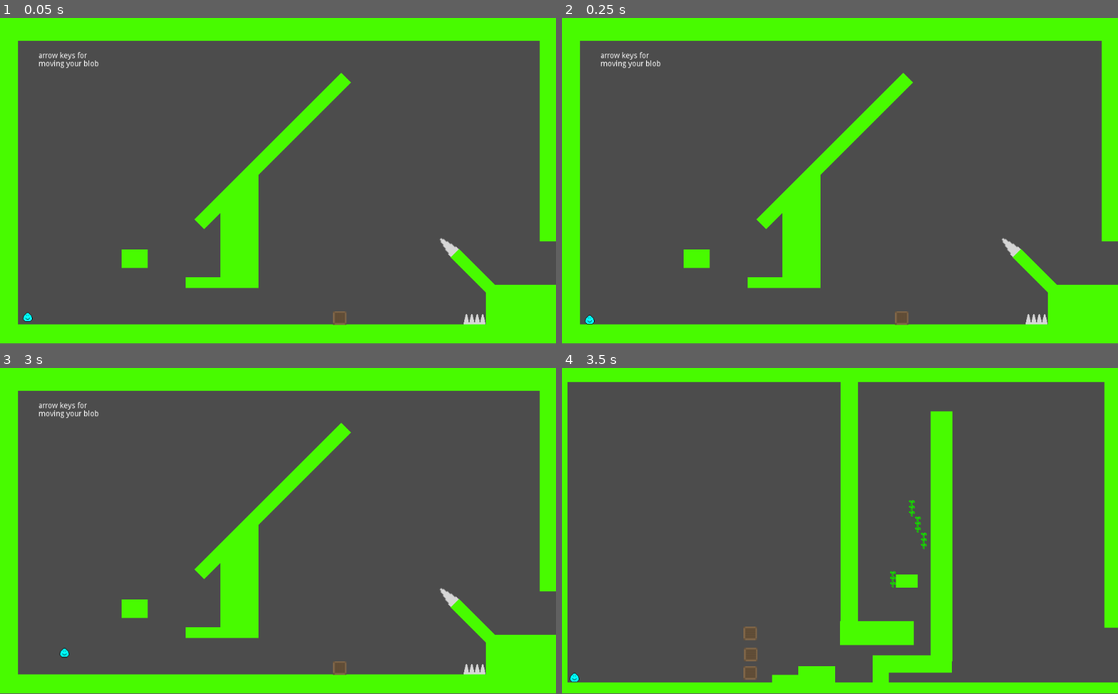
Above: before the commit, frames 1-4 (two rows, left to right).
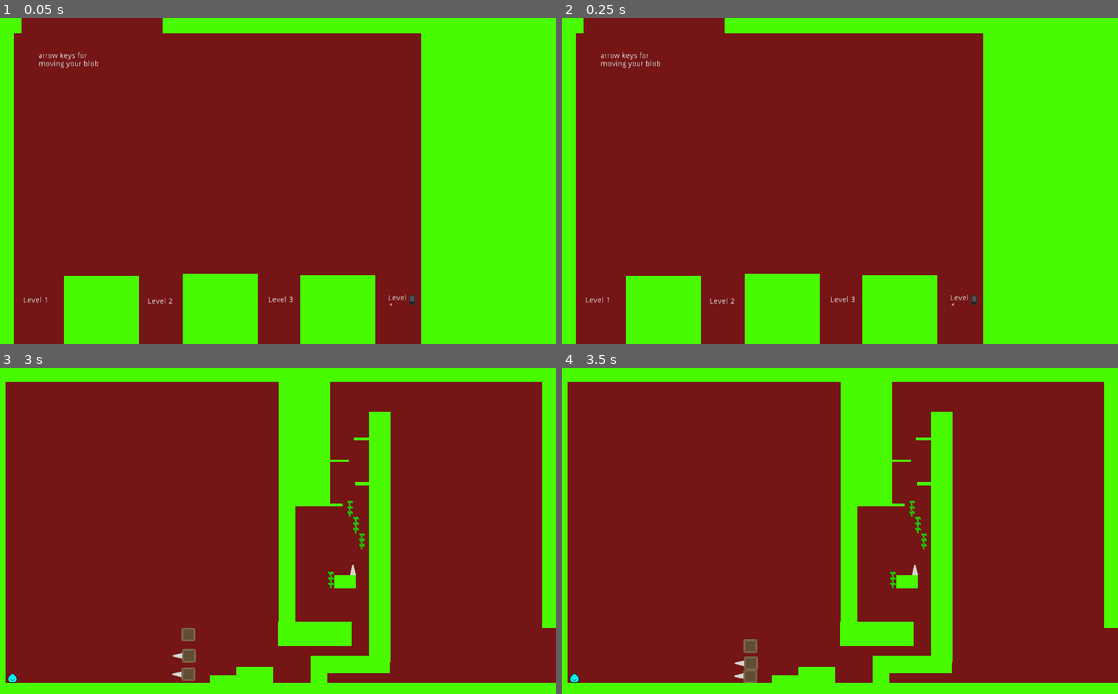
Above: after the commit, the same moments.

Repository: proggingcow/gravity
Game: Godot game, scene res://scenes/levels/level_chooser.tscn
Same seed, same stepped clock (60 frames per second), same inputs: the game is played once before the commit and once after it. Before the commit the project starts from res://scenes/levels/level1.tscn.
Inputs:
- Up to frame 1 (0.05 s): no input
- Up to frame 2 (0.25 s): no input
- Up to frame 3 (3 s): tap Enter at 0.5, 2 s; hold Right 0.53-1.28 s; tap Space at 1.25 s; hold Left 1.28-2.03 s; hold Right 2.03-2.78 s; hold Up from 2.78 s (still down)
- Up to frame 4 (3.5 s): keep holding Up
In our replay, the window is 800x468 before the commit and 800x469 after it. These sizes can differ from the game's own. Grey fills any space a smaller window leaves; there, only what the larger window draws over its background counts as a difference.

The runs differ from the first frame. In frame 1, 86% of the frame differs, in the area x 2-100%, y 0-100%; in frame 2, 86%; in frame 3, 89%, in the area x 1-100%, y 4-97%; in frame 4, 82%.

Commit message:
level chooser and fourth level

Diff:
--- a/project.godot
+++ b/project.godot
@@ -11,8 +11,12 @@
 [application]
 
 config/name="Gravity"
-run/main_scene="res://scenes/levels/level1.tscn"
+run/main_scene="res://scenes/levels/level_chooser.tscn"
 config/icon="res://icon.png"
+
+[display]
+
+window/stretch/mode="2d"
 
 [physics]
 
@@ -23,4 +27,5 @@
 quality/driver/driver_name="GLES2"
 vram_compression/import_etc=true
 vram_compression/import_etc2=false
+environment/default_clear_color=Color( 0.458824, 0.0823529, 0.0823529, 1 )
 environment/default_environment="res://default_env.tres"
--- a/scenes/box.tscn
+++ b/scenes/box.tscn
@@ -3,6 +3,7 @@
 [ext_resource path="res://assets/box.png" type="Texture" id=1]
 
 [sub_resource type="PhysicsMaterial" id=3]
+friction = 1.5
 rough = true
 
 [sub_resource type="RectangleShape2D" id=2]
--- a/scenes/exit.gd
+++ b/scenes/exit.gd
@@ -15,11 +15,13 @@
 # Called every frame. 'delta' is the elapsed time since the previous frame.
 #func _process(delta):
 #	pass
-
+func _input(event):
+	if event is InputEventKey:
+		if event.pressed and event.scancode == KEY_ESCAPE:
+			get_tree().change_scene("res://scenes/levels/level_chooser.tscn")
 
 
 
 
 func _on_ExitArea_body_entered(body):
-	print(target)
 	get_tree().change_scene("res://scenes/levels/" + target + ".tscn")
--- a/scenes/levels/level1.tscn
+++ b/scenes/levels/level1.tscn
@@ -7,6 +7,11 @@
 [ext_resource path="res://scenes/exit.tscn" type="PackedScene" id=5]
 
 [node name="Node2D" type="Node2D"]
+
+[node name="Area2D5" parent="." instance=ExtResource( 1 )]
+position = Vector2( 826, 422 )
+rotation = -0.785398
+scale = Vector2( 2, 2 )
 
 [node name="Area2D" parent="." instance=ExtResource( 1 )]
 position = Vector2( 889, 555 )
@@ -20,11 +25,6 @@
 [node name="Area2D4" parent="." instance=ExtResource( 1 )]
 position = Vector2( 859, 555 )
 
-[node name="Area2D5" parent="." instance=ExtResource( 1 )]
-position = Vector2( 824, 420 )
-rotation = -0.785398
-scale = Vector2( 2, 2 )
-
 [node name="Sprite2" parent="." instance=ExtResource( 3 )]
 position = Vector2( 514, 588 )
 scale = Vector2( 0.513672, 46 )
@@ -36,15 +36,10 @@
 [node name="blob" parent="." instance=ExtResource( 2 )]
 position = Vector2( 51, 550 )
 
-[node name="Sprite3" parent="." instance=ExtResource( 3 )]
-position = Vector2( 1093, 327 )
+[node name="Sprite4" parent="." instance=ExtResource( 3 )]
+position = Vector2( -2, 304.62 )
 rotation = 1.5708
-scale = Vector2( 0.510986, 71 )
-
-[node name="Sprite4" parent="." instance=ExtResource( 3 )]
-position = Vector2( -1.99997, 295 )
-rotation = 1.5708
-scale = Vector2( 0.510986, 71 )
+scale = Vector2( 0.293818, 71 )
 
 [node name="box" parent="." instance=ExtResource( 4 )]
 position = Vector2( 626, 553 )
@@ -92,17 +87,6 @@
 rotation = 0.785398
 scale = Vector2( 0.0476277, 22.1308 )
 
-[node name="TextEdit" type="RichTextLabel" parent="."]
-margin_left = 47.0
-margin_top = 48.0
-margin_right = 223.0
-margin_bottom = 138.0
-text = "
-      arrow keys for
-      moving your blob"
-__meta__ = {
-"_edit_use_anchors_": false
-}
-
 [node name="ExitArea" parent="." instance=ExtResource( 5 )]
-position = Vector2( 214, 526 )
+position = Vector2( 1092, 450 )
+target = "level_chooser"
--- a/scenes/levels/level2.tscn
+++ b/scenes/levels/level2.tscn
@@ -1,12 +1,51 @@
-[gd_scene load_steps=6 format=2]
+[gd_scene load_steps=7 format=2]
 
 [ext_resource path="res://scenes/spike.tscn" type="PackedScene" id=1]
 [ext_resource path="res://scenes/monkey.tscn" type="PackedScene" id=2]
 [ext_resource path="res://scenes/wall.tscn" type="PackedScene" id=3]
 [ext_resource path="res://scenes/exit.tscn" type="PackedScene" id=4]
 [ext_resource path="res://scenes/box.tscn" type="PackedScene" id=5]
+[ext_resource path="res://scenes/vine.tscn" type="PackedScene" id=6]
 
 [node name="Node2D" type="Node2D"]
+
+[node name="vine2" parent="." instance=ExtResource( 6 )]
+position = Vector2( 439, 374 )
+scale = Vector2( 2, 10 )
+
+[node name="vine" parent="." instance=ExtResource( 6 )]
+position = Vector2( 439, 474 )
+scale = Vector2( 2, 10 )
+
+[node name="Area2D" parent="." instance=ExtResource( 1 )]
+position = Vector2( 82, 571 )
+
+[node name="Area2D4" parent="." instance=ExtResource( 1 )]
+position = Vector2( 46, 521 )
+rotation = 1.5708
+scale = Vector2( 1, 3 )
+
+[node name="Spike" parent="." instance=ExtResource( 1 )]
+position = Vector2( 154, 572 )
+
+[node name="Spike2" parent="." instance=ExtResource( 1 )]
+position = Vector2( 225, 573 )
+
+[node name="Spike3" parent="." instance=ExtResource( 1 )]
+position = Vector2( 203, 573 )
+
+[node name="Spike4" parent="." instance=ExtResource( 1 )]
+position = Vector2( 177, 573 )
+
+[node name="Spike6" parent="." instance=ExtResource( 1 )]
+position = Vector2( 253, 573 )
+
+[node name="Spike7" parent="." instance=ExtResource( 1 )]
+position = Vector2( 462, 1710 )
+
+[node name="Spike11" parent="." instance=ExtResource( 1 )]
+position = Vector2( 288, 500 )
+scale = Vector2( 1.9, 3 )
 
 [node name="blob" parent="." instance=ExtResource( 2 )]
 position = Vector2( 31, 564 )
@@ -42,36 +81,13 @@
 [node name="RigidBody2D" parent="." instance=ExtResource( 5 )]
 position = Vector2( 136, 567 )
 
-[node name="Area2D" parent="." instance=ExtResource( 1 )]
-position = Vector2( 82, 570 )
-
-[node name="Area2D4" parent="." instance=ExtResource( 1 )]
-position = Vector2( 48, 521 )
-rotation = 1.5708
-scale = Vector2( 1, 3 )
-
 [node name="ExitArea" parent="." instance=ExtResource( 4 )]
-position = Vector2( 74, 546 )
-target = "level3"
-
-[node name="Spike" parent="." instance=ExtResource( 1 )]
-position = Vector2( 154, 570 )
-
-[node name="Spike2" parent="." instance=ExtResource( 1 )]
-position = Vector2( 225, 569 )
-
-[node name="Spike3" parent="." instance=ExtResource( 1 )]
-position = Vector2( 202, 570 )
-
-[node name="Spike4" parent="." instance=ExtResource( 1 )]
-position = Vector2( 177, 570 )
+position = Vector2( 1105, 550 )
+target = "level_chooser"
 
 [node name="Sprite7" parent="." instance=ExtResource( 3 )]
-position = Vector2( 129, 513 )
-scale = Vector2( 0.0078125, 42 )
-
-[node name="Spike6" parent="." instance=ExtResource( 1 )]
-position = Vector2( 254, 570 )
+position = Vector2( 129, 513.5 )
+scale = Vector2( 0.0078125, 41 )
 
 [node name="Sprite8" parent="." instance=ExtResource( 3 )]
 position = Vector2( 288, 556 )
@@ -81,24 +97,22 @@
 position = Vector2( 72.5, 499.5 )
 scale = Vector2( 0.0629883, 15 )
 
-[node name="Spike5" parent="." instance=ExtResource( 1 )]
-position = Vector2( 724, 570 )
+[node name="Sprite10" parent="." instance=ExtResource( 3 )]
+position = Vector2( 506, 598 )
+rotation = 1.5708
+scale = Vector2( 0.52124, 35 )
 
-[node name="Spike7" parent="." instance=ExtResource( 1 )]
-position = Vector2( 462, 1710 )
+[node name="Sprite11" parent="." instance=ExtResource( 3 )]
+position = Vector2( 545, 235 )
+rotation = -0.785398
+scale = Vector2( 0.127539, 15 )
 
-[node name="Spike8" parent="." instance=ExtResource( 1 )]
-position = Vector2( 308, 1140 )
+[node name="Sprite12" parent="." instance=ExtResource( 3 )]
+position = Vector2( 263.449, 126.449 )
+rotation = 0.785398
+scale = Vector2( 0.172495, 15 )
 
-[node name="Spike9" parent="." instance=ExtResource( 1 )]
-position = Vector2( 293, 100 )
-rotation = 3.14159
-scale = Vector2( 2, 13 )
-
-[node name="Spike10" parent="." instance=ExtResource( 1 )]
-position = Vector2( 997, 404 )
-rotation = -1.5708
-
-[node name="Spike11" parent="." instance=ExtResource( 1 )]
-position = Vector2( 288, 500 )
-scale = Vector2( 2, 3 )
+[node name="Sprite13" parent="." instance=ExtResource( 3 )]
+position = Vector2( 476.806, 132.195 )
+rotation = -0.785398
+scale = Vector2( 0.055455, 15 )
--- a/scenes/levels/level3.tscn
+++ b/scenes/levels/level3.tscn
@@ -1,17 +1,41 @@
-[gd_scene load_steps=6 format=2]
+[gd_scene load_steps=7 format=2]
 
 [ext_resource path="res://scenes/monkey.tscn" type="PackedScene" id=1]
 [ext_resource path="res://scenes/wall.tscn" type="PackedScene" id=2]
 [ext_resource path="res://scenes/exit.tscn" type="PackedScene" id=3]
 [ext_resource path="res://scenes/box.tscn" type="PackedScene" id=4]
 [ext_resource path="res://scenes/vine.tscn" type="PackedScene" id=5]
+[ext_resource path="res://scenes/spike.tscn" type="PackedScene" id=6]
 
 [node name="Node2D" type="Node2D"]
+
+[node name="RigidBody2D4" parent="." instance=ExtResource( 4 )]
+position = Vector2( 347, 562 )
+rotation = 1.5708
+
+[node name="Spike2" parent="RigidBody2D4" instance=ExtResource( 6 )]
+position = Vector2( 6.10352e-05, 21 )
+rotation = 3.14159
+
+[node name="RigidBody2D3" parent="." instance=ExtResource( 4 )]
+position = Vector2( 348, 528 )
+rotation = 1.5708
+
+[node name="Spike2" parent="RigidBody2D3" instance=ExtResource( 6 )]
+position = Vector2( 6.10352e-05, 21 )
+rotation = 3.14159
+
+[node name="RigidBody2D2" parent="." instance=ExtResource( 4 )]
+position = Vector2( 347, 489 )
+rotation = 1.5708
+
+[node name="Spike" parent="." instance=ExtResource( 6 )]
+position = Vector2( 650, 371 )
 
 [node name="ExitArea" parent="." instance=ExtResource( 3 )]
 position = Vector2( 1085, 505 )
 scale = Vector2( 0.527344, 266 )
-target = "level1"
+target = "level_chooser"
 
 [node name="vine10" parent="." instance=ExtResource( 5 )]
 position = Vector2( 645, 259 )
@@ -99,18 +123,6 @@
 rotation = 1.5708
 scale = Vector2( 0.0218729, 135.919 )
 
-[node name="RigidBody2D2" parent="." instance=ExtResource( 4 )]
-position = Vector2( 347, 489 )
-rotation = 1.5708
-
-[node name="RigidBody2D3" parent="." instance=ExtResource( 4 )]
-position = Vector2( 348, 528 )
-rotation = 1.5708
-
-[node name="RigidBody2D4" parent="." instance=ExtResource( 4 )]
-position = Vector2( 347, 562 )
-rotation = 1.5708
-
 [node name="Sprite12" parent="." instance=ExtResource( 2 )]
 position = Vector2( 421, 588 )
 rotation = 1.5708
@@ -127,6 +139,31 @@
 scale = Vector2( 0.224729, 39.3911 )
 
 [node name="Sprite15" parent="." instance=ExtResource( 2 )]
-position = Vector2( 635, 393 )
+position = Vector2( 635.152, 393 )
 rotation = 1.5708
-scale = Vector2( 0.0120418, 39.3911 )
+scale = Vector2( 0.0120418, 39.6957 )
+
+[node name="Sprite16" parent="." instance=ExtResource( 2 )]
+position = Vector2( 585.355, 252 )
+rotation = 1.5708
+scale = Vector2( 0.00252907, 91.9061 )
+
+[node name="Sprite17" parent="." instance=ExtResource( 2 )]
+position = Vector2( 567.097, 136.919 )
+rotation = 1.5708
+scale = Vector2( 0.11488, 82.1395 )
+
+[node name="Sprite18" parent="." instance=ExtResource( 2 )]
+position = Vector2( 623, 171 )
+rotation = 1.5708
+scale = Vector2( 0.00190252, 39.6957 )
+
+[node name="Sprite19" parent="." instance=ExtResource( 2 )]
+position = Vector2( 674, 213 )
+rotation = 1.5708
+scale = Vector2( 0.00259385, 39.6957 )
+
+[node name="Sprite20" parent="." instance=ExtResource( 2 )]
+position = Vector2( 672, 131 )
+rotation = 1.5708
+scale = Vector2( 0.00259385, 39.6957 )
--- /dev/null
+++ b/scenes/levels/level4.tscn
@@ -0,0 +1,60 @@
+[gd_scene load_steps=5 format=2]
+
+[ext_resource path="res://scenes/monkey.tscn" type="PackedScene" id=1]
+[ext_resource path="res://scenes/wall.tscn" type="PackedScene" id=2]
+[ext_resource path="res://scenes/exit.tscn" type="PackedScene" id=3]
+[ext_resource path="res://scenes/spike.tscn" type="PackedScene" id=4]
+
+[node name="Node2D" type="Node2D"]
+
+[node name="Spike" parent="." instance=ExtResource( 4 )]
+position = Vector2( 750, 448 )
+scale = Vector2( 40, 1 )
+
+[node name="blob" parent="." instance=ExtResource( 1 )]
+position = Vector2( 89, 539 )
+
+[node name="Sprite" parent="." instance=ExtResource( 2 )]
+position = Vector2( 545.937, 610 )
+scale = Vector2( 0.531312, -102 )
+
+[node name="Sprite2" parent="." instance=ExtResource( 2 )]
+position = Vector2( 302, 480 )
+scale = Vector2( -0.112, 1 )
+
+[node name="Sprite3" parent="." instance=ExtResource( 2 )]
+position = Vector2( 749, 521.364 )
+scale = Vector2( -0.194809, -128.727 )
+
+[node name="Sprite4" parent="." instance=ExtResource( 2 )]
+position = Vector2( 1034, 234 )
+scale = Vector2( 0.0429688, -438 )
+
+[node name="Sprite5" parent="." instance=ExtResource( 2 )]
+position = Vector2( 542, 0 )
+scale = Vector2( 0.535156, -102 )
+
+[node name="Sprite6" parent="." instance=ExtResource( 2 )]
+position = Vector2( 14, 300 )
+scale = Vector2( 0.0273438, -634 )
+
+[node name="ExitArea" parent="." instance=ExtResource( 3 )]
+position = Vector2( 1107, 504 )
+scale = Vector2( 1, 1.5 )
+target = "level_chooser"
+
+[node name="Sprite7" parent="." instance=ExtResource( 2 )]
+position = Vector2( 138, 407 )
+scale = Vector2( -0.112, 1 )
+
+[node name="Sprite8" parent="." instance=ExtResource( 2 )]
+position = Vector2( 345, 335 )
+scale = Vector2( -0.112, 1 )
+
+[node name="Sprite9" parent="." instance=ExtResource( 2 )]
+position = Vector2( 621, 270 )
+scale = Vector2( -0.112, 1 )
+
+[node name="Sprite10" parent="." instance=ExtResource( 2 )]
+position = Vector2( 796, 346 )
+scale = Vector2( -0.112, 1 )
--- /dev/null
+++ b/scenes/levels/level_chooser.tscn
@@ -0,0 +1,106 @@
+[gd_scene load_steps=4 format=2]
+
+[ext_resource path="res://scenes/monkey.tscn" type="PackedScene" id=1]
+[ext_resource path="res://scenes/wall.tscn" type="PackedScene" id=2]
+[ext_resource path="res://scenes/exit.tscn" type="PackedScene" id=3]
+
+[node name="Node2D" type="Node2D"]
+
+[node name="ExitArea" parent="." instance=ExtResource( 3 )]
+position = Vector2( 72, 675 )
+target = "level1"
+
+[node name="ExitArea2" parent="." instance=ExtResource( 3 )]
+position = Vector2( 301, 675 )
+target = "level3"
+
+[node name="blob" parent="." instance=ExtResource( 1 )]
+position = Vector2( 163, -276 )
+
+[node name="Sprite" parent="." instance=ExtResource( 2 )]
+position = Vector2( 700, -194.5 )
+scale = Vector2( 0.390625, 445 )
+
+[node name="Sprite3" parent="." instance=ExtResource( 2 )]
+position = Vector2( 909.5, 308 )
+scale = Vector2( 0.130371, 694 )
+
+[node name="Sprite4" parent="." instance=ExtResource( 2 )]
+position = Vector2( 0, 301.5 )
+scale = Vector2( 0.0253906, 681 )
+
+[node name="ExitArea3" parent="." instance=ExtResource( 3 )]
+position = Vector2( 514, 675 )
+
+[node name="Sprite5" parent="." instance=ExtResource( 2 )]
+position = Vector2( 187, 560 )
+scale = Vector2( 0.0673828, 172 )
+
+[node name="TextEdit" type="RichTextLabel" parent="."]
+margin_left = 47.0
+margin_top = 48.0
+margin_right = 223.0
+margin_bottom = 138.0
+text = "
+      arrow keys for
+      moving your blob"
+__meta__ = {
+"_edit_use_anchors_": false
+}
+
+[node name="Sprite6" parent="." instance=ExtResource( 2 )]
+position = Vector2( 406, 560 )
+scale = Vector2( 0.0673828, 178 )
+
+[node name="RichTextLabel" type="RichTextLabel" parent="."]
+margin_left = 43.0
+margin_top = 513.0
+margin_right = 93.0
+margin_bottom = 534.0
+text = "Level 1"
+__meta__ = {
+"_edit_use_anchors_": false
+}
+
+[node name="RichTextLabel2" type="RichTextLabel" parent="."]
+margin_left = 494.0
+margin_top = 512.0
+margin_right = 544.0
+margin_bottom = 532.0
+text = "Level 3"
+__meta__ = {
+"_edit_use_anchors_": true
+}
+
+[node name="RichTextLabel3" type="RichTextLabel" parent="."]
+margin_left = 272.0
+margin_top = 515.0
+margin_right = 322.0
+margin_bottom = 532.0
+text = "Level 2"
+__meta__ = {
+"_edit_use_anchors_": false
+}
+
+[node name="Sprite2" parent="." instance=ExtResource( 2 )]
+position = Vector2( -360, -196 )
+scale = Vector2( 0.390625, 448 )
+
+[node name="ExitArea4" parent="." instance=ExtResource( 3 )]
+position = Vector2( 735, 661 )
+target = "level4"
+
+[node name="Sprite7" parent="." instance=ExtResource( 2 )]
+position = Vector2( 622, 562 )
+scale = Vector2( 0.0673828, 178 )
+
+[node name="RichTextLabel4" type="RichTextLabel" parent="."]
+margin_left = 715.0
+margin_top = 509.0
+margin_right = 765.0
+margin_bottom = 529.0
+text = "Level 4
+"
+__meta__ = {
+"_edit_use_anchors_": true
+}
--- a/scenes/spike.tscn
+++ b/scenes/spike.tscn
@@ -3,11 +3,14 @@
 [ext_resource path="res://assets/spike.png" type="Texture" id=1]
 
 [node name="Spike" type="Area2D"]
+show_behind_parent = true
 collision_layer = 8
 collision_mask = 8
 
 [node name="CollisionPolygon2D" type="CollisionPolygon2D" parent="."]
+show_behind_parent = true
 polygon = PoolVector2Array( -5, 10, 5, 10, 5, 6, 1, -9, -1, -9, -5, 6 )
 
 [node name="Sprite" type="Sprite" parent="."]
+show_behind_parent = true
 texture = ExtResource( 1 )
--- a/scenes/wall.tscn
+++ b/scenes/wall.tscn
@@ -11,6 +11,7 @@
 extents = Vector2( 1022.99, 0.503759 )
 
 [node name="Sprite" type="Sprite"]
+light_mask = 3
 position = Vector2( -7, 130 )
 scale = Vector2( 0.991211, 266 )
 texture = SubResource( 2 )
Not shown, added: xcfs/vine.xcf
